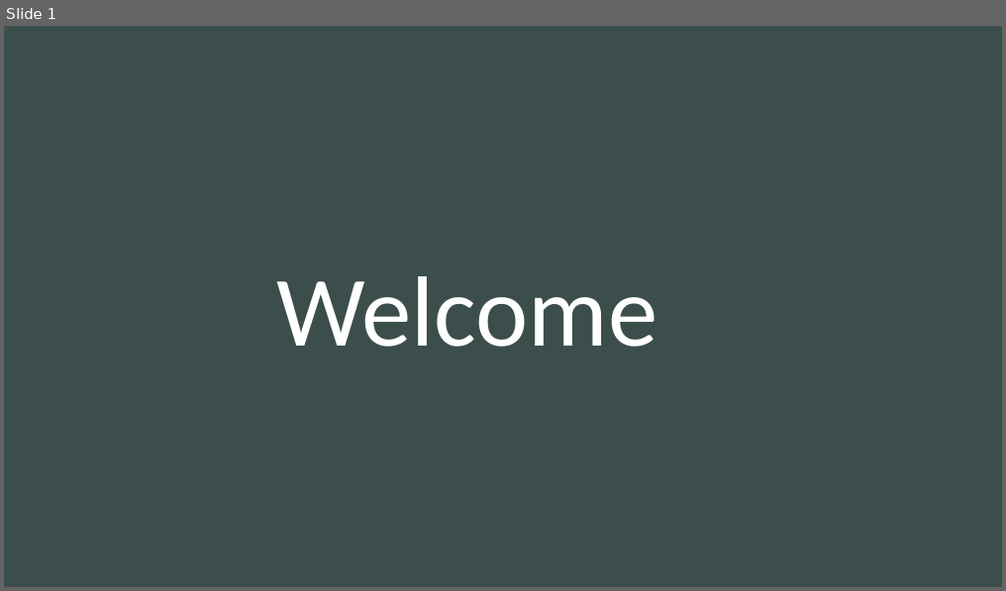
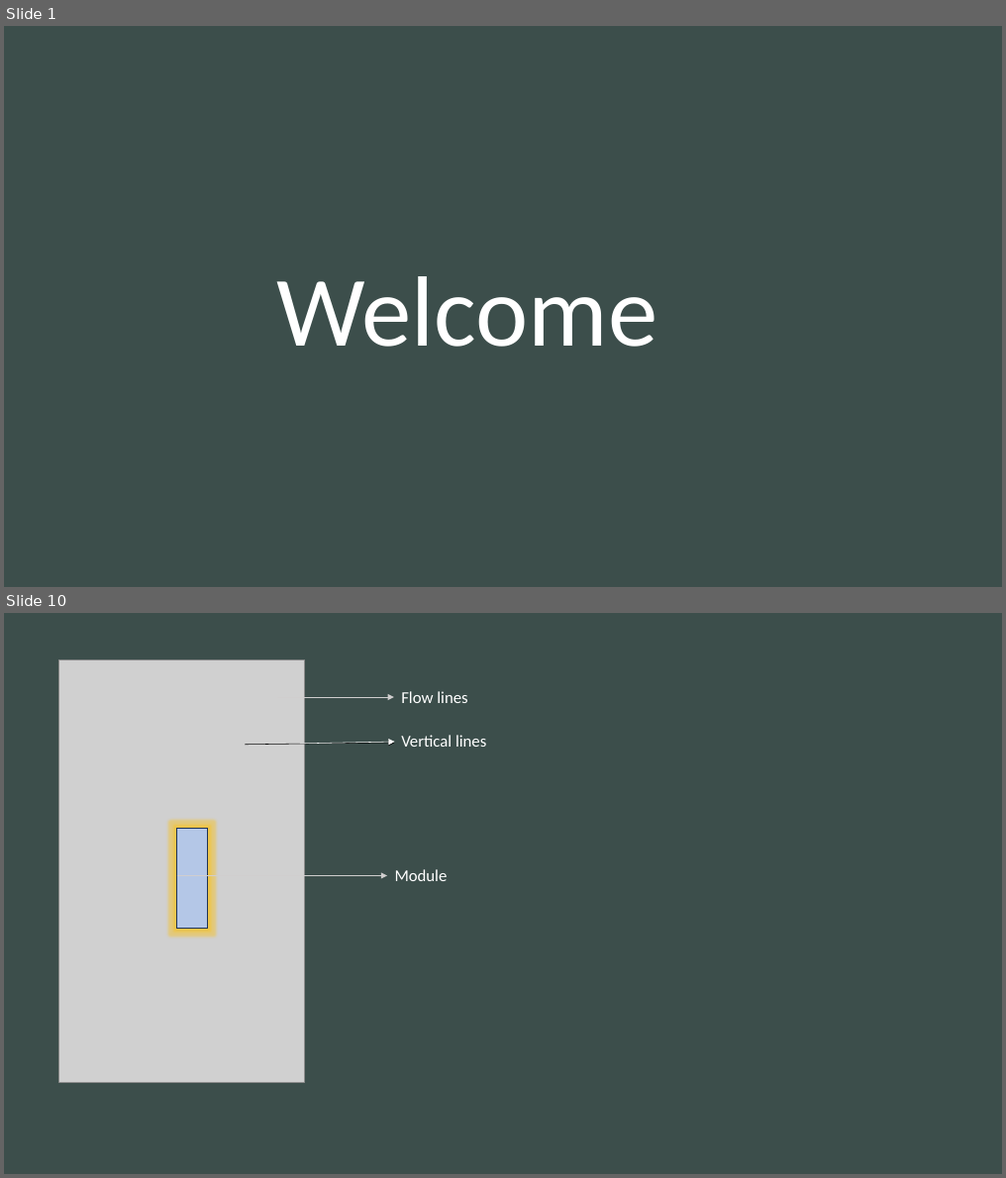
Before and after one commit to Ashishkumar448/Daily-Studies, a slide deck: Fullstack ppt.pptx. Shown one above the other, each under a label of ours: slide 1 before the commit, slides 1 and 10 after it; the slides between them are not shown. The pictures are 1006x591 and 1006x1178 pixels, drawn with LibreOffice and Linux fonts; fonts in the diff are those of the drawing; grey boxes stand for pictures. Boxes give left, top, right and bottom in pixels: in the first picture for what was removed or moved away, otherwise in the second. Text is boxed around its words. In the diff, an @@ line names an element or a change of style, - is before the commit and + after.

```diff
--- a/Fullstack ppt.pptx
+++ b/Fullstack ppt.pptx
@@ slide 10 added at box(4, 613, 1002, 1174), background #3C4E4B @@
@@ picture added at box(58, 661, 304, 1082) @@
@@ arrow added from (278, 697) to (394, 697), #D0CECE 0.5 pt @@
@@ text added at box(401, 691, 467, 703), 16 pt, text #FFFFFF @@
+Flow lines
@@ arrow added from (245, 745) to (395, 743), #000000 0.5 pt @@
@@ arrow added from (300, 744) to (395, 742), #FFFFFF 0.5 pt @@
@@ text added at box(401, 735, 486, 747), 16 pt, text #FFFFFF @@
+Vertical lines
@@ rectangle added at box(177, 829, 208, 929), fill #B4C7E7, outline #1E3256 1 pt @@
@@ arrow added from (177, 875) to (387, 875), #D0CECE 0.5 pt @@
@@ text added at box(395, 869, 448, 881), 16 pt, text #FFFFFF @@
+Module
```
Also in this commit, not shown: 1 other slide added, 2 slides removed, 17 other files.
